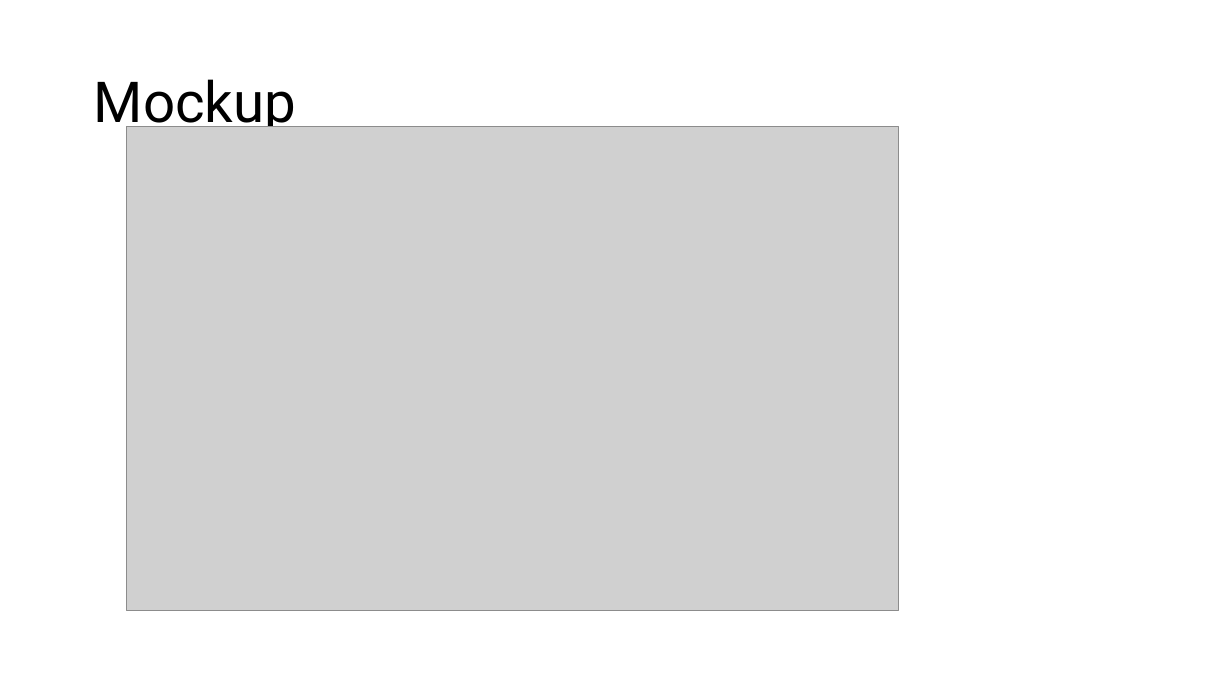
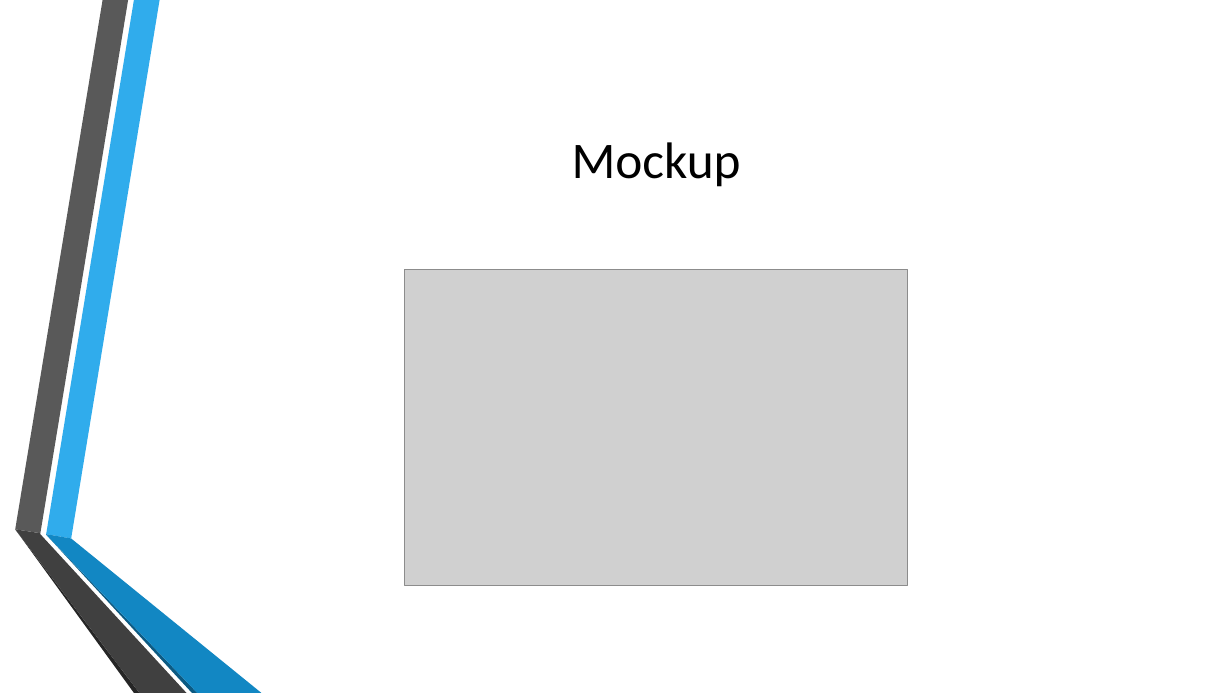
Before and after one commit to verifizieren/iGOAT, a slide deck: slide 7 of Presentation/Gruppe10(Präsentation1).pptx. Drawn at 1232x693 pixels with LibreOffice and Linux fonts; fonts in the diff are those of the drawing; grey boxes stand for pictures; background and template pictures are left out. Boxes give left, top, right and bottom in pixels: in the first picture for what was removed or moved away, otherwise in the second. Text is boxed around its words. In the diff, an @@ line names an element or a change of style, - is before the commit and + after.

```diff
--- a/Presentation/Gruppe10(Präsentation1).pptx
+++ b/Presentation/Gruppe10(Präsentation1).pptx
@@ title "Mockup": place and size @@
-title "Mockup" at [94,79,296,135]
+title "Mockup" at [572,142,741,187]
@@ title "Mockup" at [572,142,741,187]: size 44 to 40 pt, font Roboto to Calibri; alignment left to centre; line spacing 0.9 to 1 @@
@@ picture: place and size @@
-picture at [127,127,899,611]
+picture at [405,270,909,586]
@@ group added at [15,0,262,693]: 6 freeform shapes @@
```
Also in this commit, not shown: 7 other slides changed.
